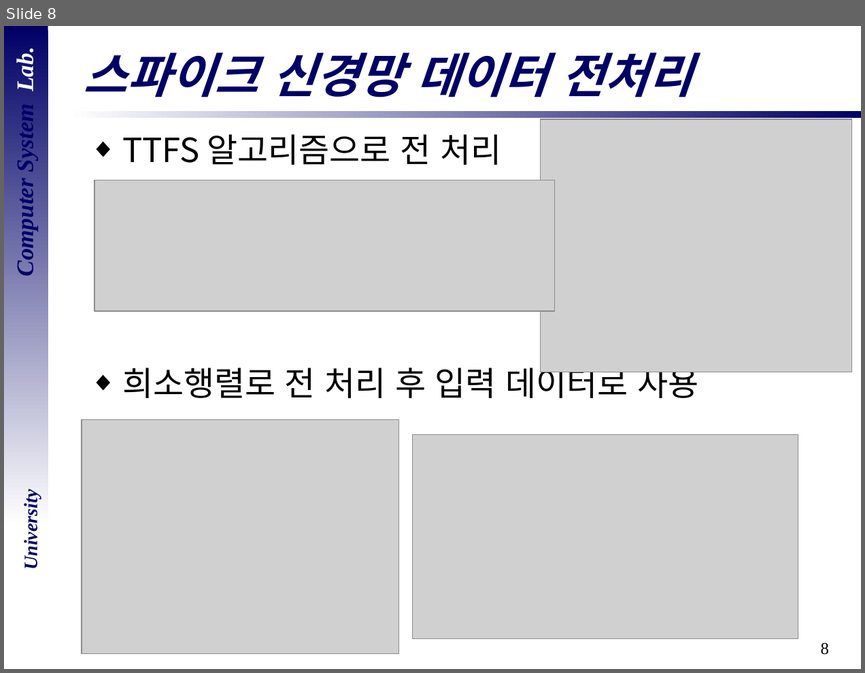
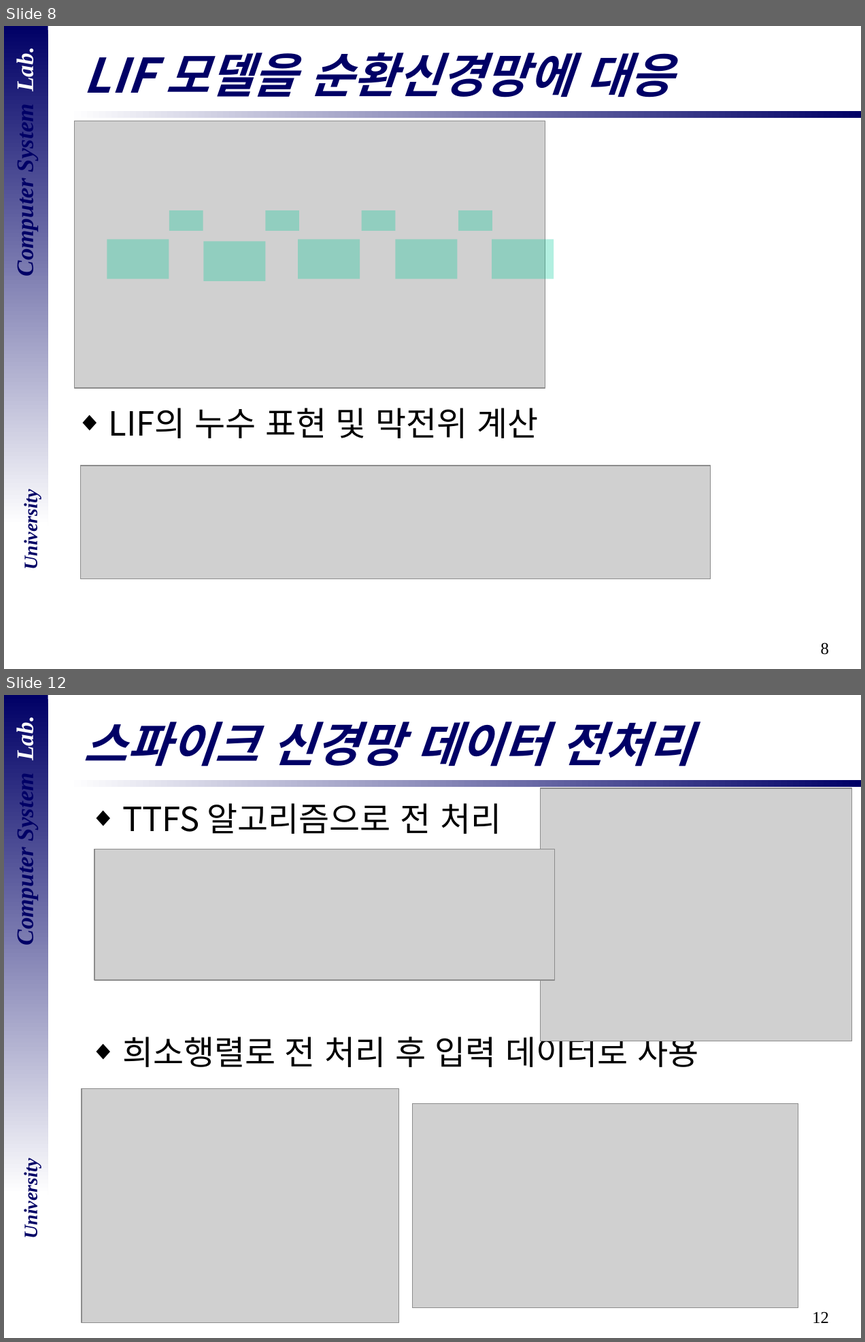
Before and after one commit to DevelopLee20/SNN, a slide deck: cs semina/졸업 논문 심사.pptx. Shown one above the other, each under a label of ours: slide 8 before the commit, slides 8 and 12 after it; the slides between them are not shown. The pictures are 865x673 and 865x1342 pixels, drawn with LibreOffice and Linux fonts; fonts in the diff are those of the drawing; grey boxes stand for pictures; background and template pictures are left out. Boxes give left, top, right and bottom in pixels: in the first picture for what was removed or moved away, otherwise in the second. Text is boxed around its words. In the diff, an @@ line names an element or a change of style, - is before the commit and + after.

```diff
--- a/cs semina/졸업 논문 심사.pptx
+++ b/cs semina/졸업 논문 심사.pptx
@@ slide 8 added at <box>4,26,861,669</box>, background #FFFFFF; not listed: 5 template elements that a slide beside it also shows @@
@@ title added at <box>84,53,673,97</box>, 40 pt, text #000066, bold, italic @@
+LIF 모델을 순환신경망에 대응
@@ picture added at <box>74,121,545,388</box> @@
@@ rectangle added at <box>169,210,203,231</box>, fill #00CC99 at 30% opacity @@
@@ rectangle added at <box>265,210,298,231</box>, fill #00CC99 at 30% opacity @@
@@ rectangle added at <box>361,210,395,231</box>, fill #00CC99 at 30% opacity @@
@@ rectangle added at <box>458,210,492,231</box>, fill #00CC99 at 30% opacity @@
@@ rectangle added at <box>107,240,169,279</box>, fill #00CC99 at 30% opacity @@
@@ rectangle added at <box>204,241,265,280</box>, fill #00CC99 at 30% opacity @@
@@ rectangle added at <box>298,240,360,279</box>, fill #00CC99 at 30% opacity @@
@@ rectangle added at <box>396,240,458,279</box>, fill #00CC99 at 30% opacity @@
@@ rectangle added at <box>492,240,553,279</box>, fill #00CC99 at 30% opacity @@
@@ text added at <box>109,407,538,438</box>, 28 pt, text #000000 @@
+◆ LIF의 누수 표현 및 막전위 계산
@@ picture added at <box>80,465,710,579</box> @@
@@ what was slide 8 is now slide 12 @@
@@ page number at <box>812,1311,829,1323</box>: text changed @@
-8
+12
```
Also in this commit, not shown: 8 slides changed, 16 other slides added, 1 slide removed.
